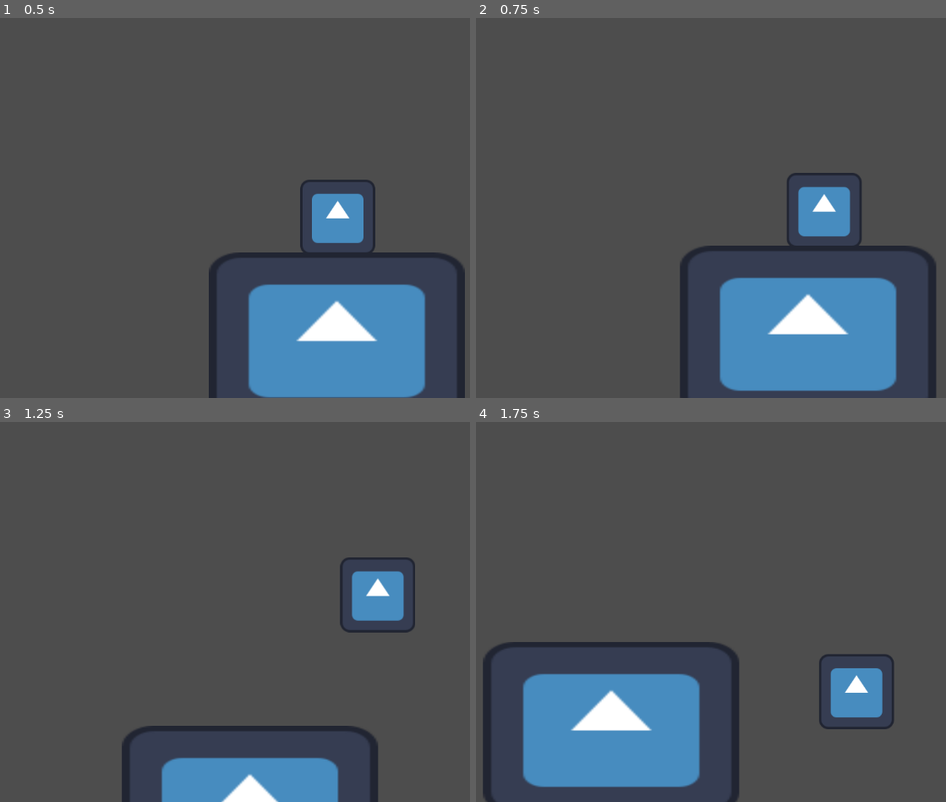
Above: before the commit, frames 1-4 (two rows, left to right).
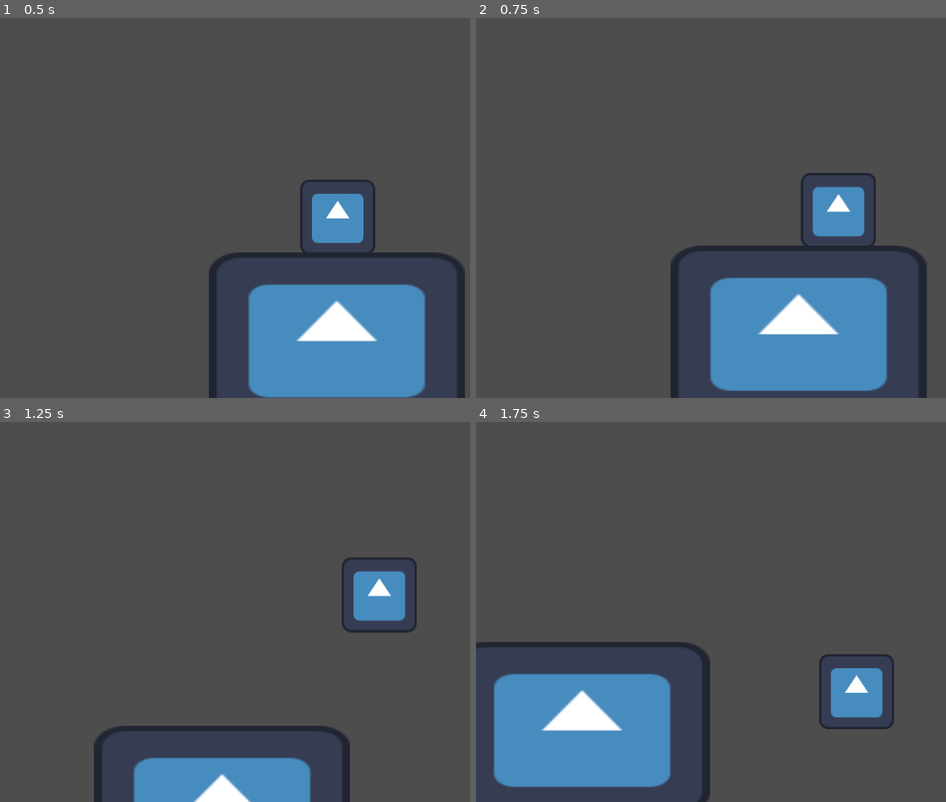
Above: after the commit, the same moments.

Repository: Eldragon126/Shapes
Game: Godot game, scene res://nodes/map.tscn
Two runs of this game, one before a commit and one after it. Both use one fixed random seed, a clock stepped at 60 frames per second and the inputs below. The engine's default icon, where the game draws it, is replaced by a stand-in: a white triangle on a blue panel in a dark square.
Inputs:
- Up to frame 1 (0.5 s): no input
- Up to frame 2 (0.75 s): hold Right (ui_right) from 0.53 s (still down)
- Up to frame 3 (1.25 s): keep holding Right (ui_right); tap Space (jump) at 0.77 s
- Up to frame 4 (1.75 s): keep holding Right (ui_right); tap Space (jump) at 1.52 s

Frame 1 is identical in both runs. In frame 2, 6.0% of the frame differs, in the area x 41-98%, y 40-100%; in frame 3, 4.1%; in frame 4, 7.4%, in the area x 0-56%, y 57-100%.

Commit message:
better movement

Diff:
--- a/scripts/player_cube.gd
+++ b/scripts/player_cube.gd
@@ -1,6 +1,6 @@
 extends CharacterBody2D
 var speed = 400
-var acceleration = 20
+var acceleration = 80
 var slow_acceleration = 80
 var jump_speed = -speed*2
 var gravity = speed * 5
Not shown, added: assets/TrianglePlayer.png.import
